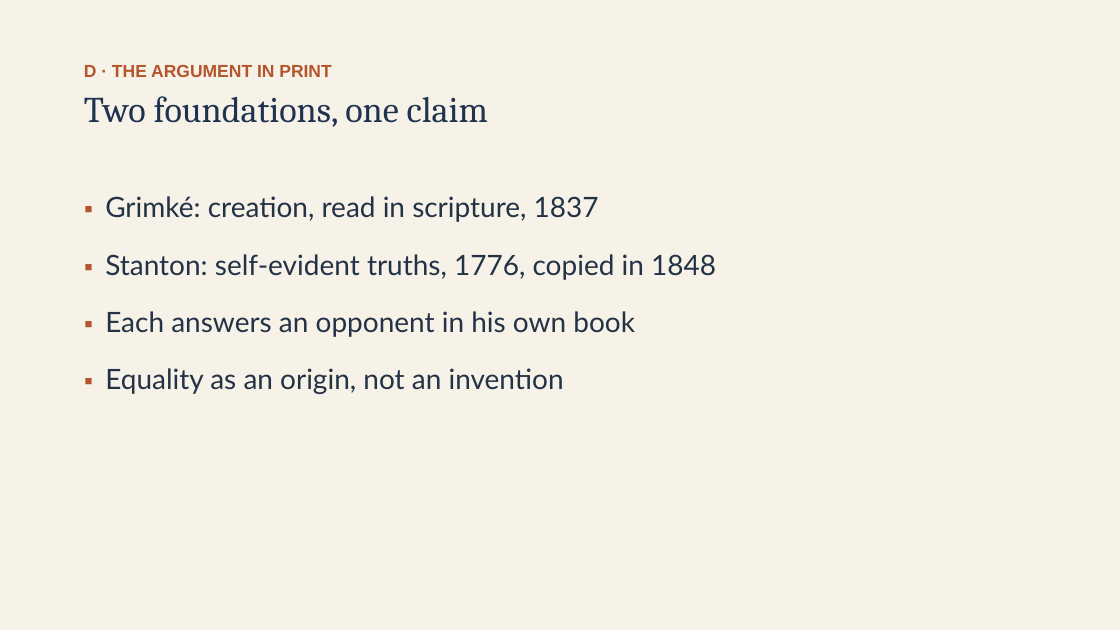
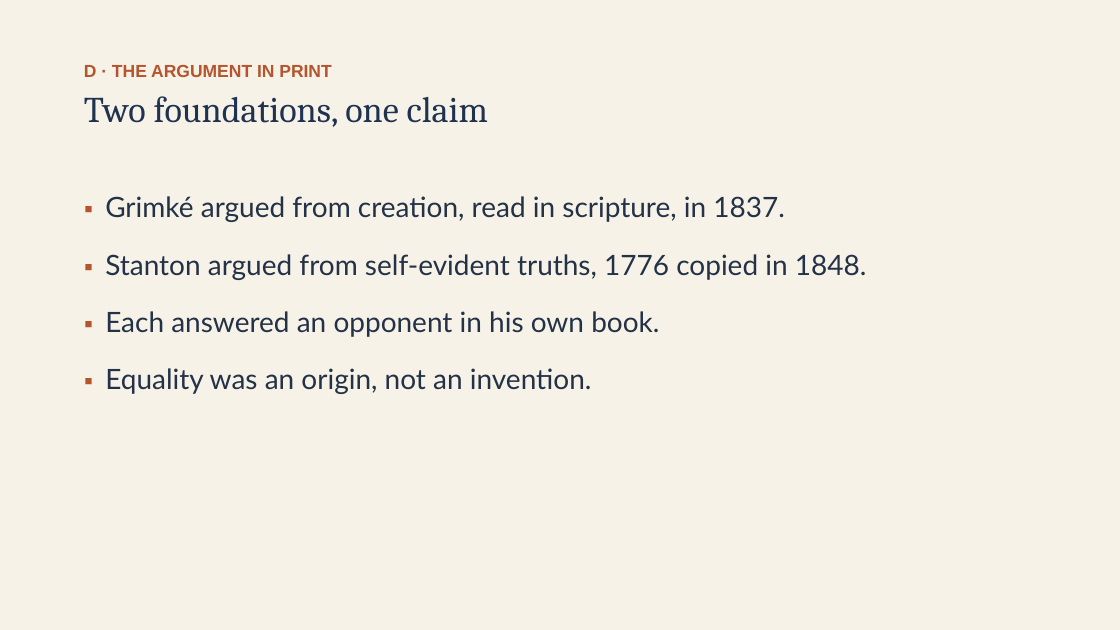
Before and after one commit to ab17gthb/humanities-curriculum-group, a slide deck: slide 15 of jackson-reform/lesson-08/lesson-08-slides.pptx. Drawn at 1120x630 pixels with LibreOffice and Linux fonts; fonts in the diff are those of the drawing. Boxes give left, top, right and bottom in pixels: in the first picture for what was removed or moved away, otherwise in the second. Text is boxed around its words. In the diff, an @@ line names an element or a change of style, - is before the commit and + after.

```diff
--- a/jackson-reform/lesson-08/lesson-08-slides.pptx
+++ b/jackson-reform/lesson-08/lesson-08-slides.pptx
@@ text at (105,196,867,394): text changed @@
-▪ Grimké: creation, read in scripture, 1837
-▪ Stanton: self-evident truths, 1776, copied in 1848
-▪ Each answers an opponent in his own book
-▪ Equality as an origin, not an invention
+▪ Grimké argued from creation, read in scripture, in 1837.
+▪ Stanton argued from self-evident truths, 1776 copied in 1848.
+▪ Each answered an opponent in his own book.
+▪ Equality was an origin, not an invention.
```
Also in this commit, not shown: 12 other slides changed, 6 other files.
